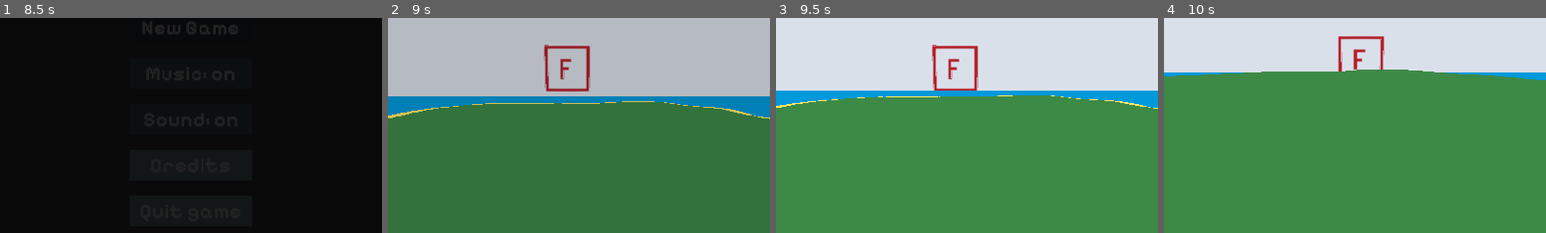
Above: before the commit, frames 1-4 (left to right).
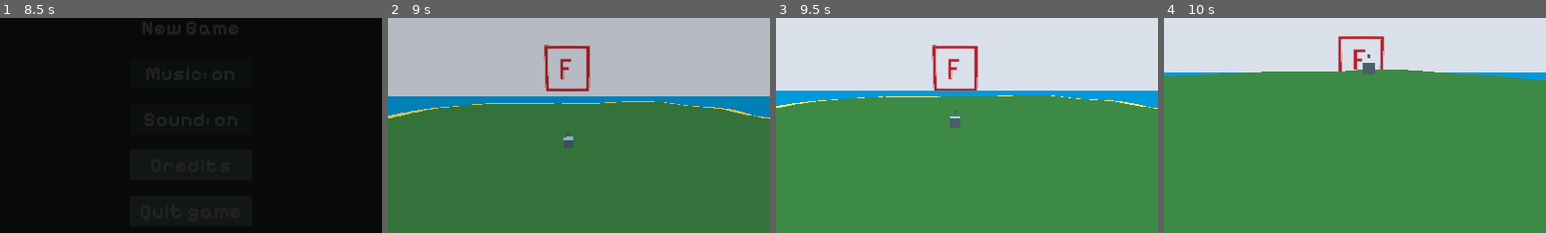
Above: after the commit, the same moments.

Repository: dzejpi/natura
Game: Godot game, scene res://scenes/game_scenes/SplashScene.tscn
The game is run twice, just before and just after one commit, with the same random seed, the same clock (stepped at 60 frames per second) and the same inputs.
Inputs (mouse positions are % of the whole screen's width and height, from its top left):
- Up to frame 1 (8.5 s): move the mouse to (72, 45) at 0.52 s; hold D (move_right) 0.53-1.28 s; tap E (dialog_end) every 2.25 s from 0.6 to 7.35 s; tap Space (move_jump) at 0.77, 1.52, 3.02, 3.77, 4.52, 5, 6.02, 6.77, 7.52 s; move the mouse to (30, 55) at 1.27 s; hold S (move_down) 1.28-2.03 s; tap Ctrl (move_crouch) at 1.35, 5.85 s; tap Enter at 2, 5.75 s; move the mouse to (60, 28) at 2.02 s; hold D (move_right) 2.03-2.78 s; hold Shift (move_sprint) 2.03-2.78 s; move the mouse to (45, 70) at 2.77 s; hold W (move_up) 2.78-3.53 s; move the mouse to (80, 65) at 3.52 s; hold Ctrl (move_crouch) 3.53-4.28 s; hold A (move_left) 3.53-5.03 s; move the mouse to (20, 35) at 4.27 s; tap Shift (move_sprint) at 4.35 s; move the mouse to (55, 50) at 5.02 s; hold S (move_down) 5.03-5.78 s; move the mouse to (35, 25) at 5.77 s; hold D (move_right) 5.78-6.53 s; move the mouse to (72, 45) at 6.52 s; hold W (move_up) 6.53-7.28 s; hold Shift (move_sprint) 6.53-7.28 s; move the mouse to (30, 55) at 7.27 s; hold D (move_right) 7.28-8 s; click "New Game" at 8 s
- Up to frame 2 (9 s): move the mouse to (52, 48) at 8.77 s; hold W (move_up) from 8.78 s (still down); hold Ctrl (move_crouch) from 8.78 s (still down)
- Up to frame 3 (9.5 s): keep holding W (move_up); keep holding Ctrl (move_crouch)
- Up to frame 4 (10 s): move the mouse to (49, 52) at 9.52 s; release W (move_up) at 9.53 s; release Ctrl (move_crouch) at 9.53 s; hold A (move_left) from 9.53 s (still down); tap Shift (move_sprint) at 9.6 s; tap Space (move_jump) at 9.77 s
The pictures show only the part of the screen within x 25-75%, y 26-76%; the shares and areas given below are measured in that part.

Frame 1 is identical in both runs. In frame 2, 0.1% of the frame differs, in the area x 45-49%, y 53-61%; in frame 3, 0.2%; in frame 4, 0.2%, in the area x 52-56%, y 16-27%.

Commit message:
Added bees, beehives and flowers. Bee is collecting pollen from the flowers and taking it to the beehive, which has grams of honey updated.

Diff:
--- /dev/null
+++ b/scenes/game_objects/BeeScene.tscn
@@ -0,0 +1,20 @@
+[gd_scene load_steps=3 format=2]
+
+[ext_resource path="res://scripts/game_objects/BeeScene.gd" type="Script" id=1]
+
+[sub_resource type="BoxShape" id=1]
+
+[node name="Bee" type="KinematicBody"]
+script = ExtResource( 1 )
+
+[node name="Placeholder" type="Spatial" parent="."]
+transform = Transform( 1, 0, 0, 0, 1, 0, 0, 0, 1, 0, 1, 0 )
+
+[node name="CSGBox" type="CSGBox" parent="Placeholder"]
+
+[node name="CSGBox2" type="CSGBox" parent="Placeholder"]
+transform = Transform( 0.25, 0, 0, 0, 0.25, 0, 0, 0, 0.25, -1, 1, 0 )
+
+[node name="CollisionShape" type="CollisionShape" parent="."]
+transform = Transform( 1, 0, 0, 0, 1, 0, 0, 0, 1, 0, 1, 0 )
+shape = SubResource( 1 )
--- /dev/null
+++ b/scenes/game_objects/FlowerScene.tscn
@@ -0,0 +1,14 @@
+[gd_scene load_steps=2 format=2]
+
+[ext_resource path="res://scripts/game_objects/FlowerScene.gd" type="Script" id=1]
+
+[node name="Flower" type="Spatial"]
+script = ExtResource( 1 )
+
+[node name="Placeholder" type="Spatial" parent="."]
+transform = Transform( 1, 0, 0, 0, 1, 0, 0, 0, 1, 0, 1, 0 )
+
+[node name="CSGBox" type="CSGBox" parent="Placeholder"]
+
+[node name="CSGBox2" type="CSGBox" parent="Placeholder"]
+transform = Transform( 0.25, 0, 0, 0, 0.25, 0, 0, 0, 0.25, 0, 2, 0 )
--- /dev/null
+++ b/scenes/game_objects/NaturalBeehiveScene.tscn
@@ -0,0 +1,14 @@
+[gd_scene load_steps=2 format=2]
+
+[ext_resource path="res://scripts/game_objects/BeehiveScene.gd" type="Script" id=1]
+
+[node name="NaturalBeehive" type="Spatial"]
+script = ExtResource( 1 )
+
+[node name="Placeholder" type="Spatial" parent="."]
+transform = Transform( 1, 0, 0, 0, 1, 0, 0, 0, 1, 0, 1, 0 )
+
+[node name="CSGBox" type="CSGBox" parent="Placeholder"]
+
+[node name="CSGBox2" type="CSGBox" parent="Placeholder"]
+transform = Transform( 0.25, 0, 0, 0, 0.25, 0, 0, 0, 0.25, 0, 1, 0 )
--- a/scenes/game_scenes/GameSceneOne.tscn
+++ b/scenes/game_scenes/GameSceneOne.tscn
@@ -263,6 +263,9 @@
 [ext_resource path="res://scripts/game_scenes/WorldTerrain.gd" type="Script" id=261]
 [ext_resource path="res://3d/world/export_water/natura_water.gltf" type="PackedScene" id=262]
 [ext_resource path="res://scripts/game_scenes/SeasonManagementNode.gd" type="Script" id=263]
+[ext_resource path="res://scenes/game_objects/BeeScene.tscn" type="PackedScene" id=264]
+[ext_resource path="res://scenes/game_objects/NaturalBeehiveScene.tscn" type="PackedScene" id=265]
+[ext_resource path="res://scenes/game_objects/FlowerScene.tscn" type="PackedScene" id=266]
 
 [sub_resource type="BoxShape" id=1]
 
@@ -1048,3 +1051,20 @@
 
 [node name="SeasonManagementNode" type="Node" parent="."]
 script = ExtResource( 263 )
+
+[node name="GameObjects" type="Spatial" parent="."]
+
+[node name="Bees" type="Spatial" parent="GameObjects"]
+
+[node name="Bee" parent="GameObjects/Bees" instance=ExtResource( 264 )]
+transform = Transform( 1, 0, 0, 0, 1, 0, 0, 0, 1, 54.166, 18.1526, 0 )
+
+[node name="Beehives" type="Spatial" parent="GameObjects"]
+
+[node name="NaturalBeehive" parent="GameObjects/Beehives" instance=ExtResource( 265 )]
+transform = Transform( 1, 0, 0, 0, 1, 0, 0, 0, 1, -16.8039, 2.26637, 8.5695 )
+
+[node name="Flowers" type="Spatial" parent="GameObjects"]
+
+[node name="Flower" parent="GameObjects/Flowers" instance=ExtResource( 266 )]
+transform = Transform( 1, 0, 0, 0, 1, 0, 0, 0, 1, 0, 1.32394, -42.8665 )
--- /dev/null
+++ b/scripts/game_objects/BeeScene.gd
@@ -0,0 +1,95 @@
+extends KinematicBody
+
+
+onready var beehives_parent = $"../../Beehives"
+onready var flowers_parent = $"../../Flowers"
+
+var is_carrying_honey = true
+var is_closest_beehive_found = false
+var is_closest_flower_found = false
+var current_target = null
+var bee_speed = 20
+var rotation_speed = 2.0
+
+
+func _ready():
+	pass
+
+
+func _process(delta):
+	if is_carrying_honey:
+		fly_towards_beehive(delta)
+	else:
+		fly_towards_flower(delta)
+
+
+func find_closest_flower():
+	var children = flowers_parent.get_children()
+	var closest_distance = 20000
+
+	for child in children:
+		# Only look for flowers with some pollen left
+		if child.pollen_left > 0:
+			var distance = global_transform.origin.distance_to(child.global_transform.origin)
+			if distance < closest_distance:
+				closest_distance = distance
+				current_target = child
+				is_closest_flower_found = true
+
+
+func fly_towards_flower(delta):
+	if !is_closest_flower_found:
+		print("Looking for the closest flower.")
+		find_closest_flower()
+	else:
+		print("Flying towards the flower.")
+		var direction = current_target.global_transform.origin - global_transform.origin
+
+		# Smoothly interpolate the rotation
+		var target_rotation = direction.angle_to(Vector3(0, 1, 0))
+		var current_rotation = rotation_degrees.y
+		rotation_degrees.y = lerp(current_rotation, target_rotation, rotation_speed * delta)
+
+		# Move the bee
+		if direction.length() > 1:
+			translate(direction.normalized() * bee_speed * delta)
+		else:
+			if current_target:
+				current_target.pollen_left -= 1
+				is_carrying_honey = true
+				is_closest_flower_found = false
+
+
+func find_closest_beehive():
+	var children = beehives_parent.get_children()
+	var closest_distance = 20000
+
+	for child in children:
+		var distance = global_transform.origin.distance_to(child.global_transform.origin)
+		if distance < closest_distance:
+			closest_distance = distance
+			current_target = child
+			is_closest_beehive_found = true
+
+
+func fly_towards_beehive(delta):
+	if !is_closest_beehive_found:
+		print("Looking for the closest beehive.")
+		find_closest_beehive()
+	else:
+		print("Flying towards the beehive.")
+		var direction = current_target.global_transform.origin - global_transform.origin
+
+		# Smoothly interpolate the rotation
+		var target_rotation = direction.angle_to(Vector3(0, 1, 0))
+		var current_rotation = rotation_degrees.y
+		rotation_degrees.y = lerp(current_rotation, target_rotation, rotation_speed * delta)
+
+		# Move the bee
+		if direction.length() > 1:
+			translate(direction.normalized() * bee_speed * delta)
+		else:
+			if current_target:
+				current_target.honey_grams += 1
+				is_carrying_honey = false
+				is_closest_beehive_found = false
--- /dev/null
+++ b/scripts/game_objects/BeehiveScene.gd
@@ -0,0 +1,12 @@
+extends Spatial
+
+
+var honey_grams = 0
+
+
+func _ready():
+	pass
+
+
+func _process(delta):
+	pass
--- /dev/null
+++ b/scripts/game_objects/FlowerScene.gd
@@ -0,0 +1,12 @@
+extends Spatial
+
+
+var pollen_left = 5
+
+
+func _ready():
+	pass
+
+
+func _process(delta):
+	pass
--- a/scripts/game_scenes/SeasonManagementNode.gd
+++ b/scripts/game_scenes/SeasonManagementNode.gd
@@ -28,7 +28,7 @@
 	if season_progress > 0:
 		season_progress -= 1 * delta
 		player.season_sprite.rotation_degrees -= (1.5 * delta)
-		print("There is " + String(season_progress) + " seconds left.")
+		#print("There is " + String(season_progress) + " seconds left.")
 	else:
 		season_progress = season_length
 		if current_season < 4:
@@ -39,7 +39,7 @@
 			current_season = 0
 			set_season_textures()
 
-		print("Current season is: " + String(current_season))
+		#print("Current season is: " + String(current_season))
 
 
 func set_season_textures():
Not shown: 1 places in scenes/game_scenes/GameSceneOne.tscn that only renumber resources
